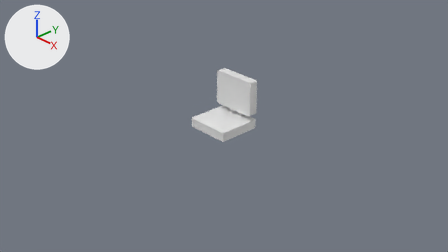
Two versions of the Blender file Shota Chair/Shota Chair.blend, one commit apart.
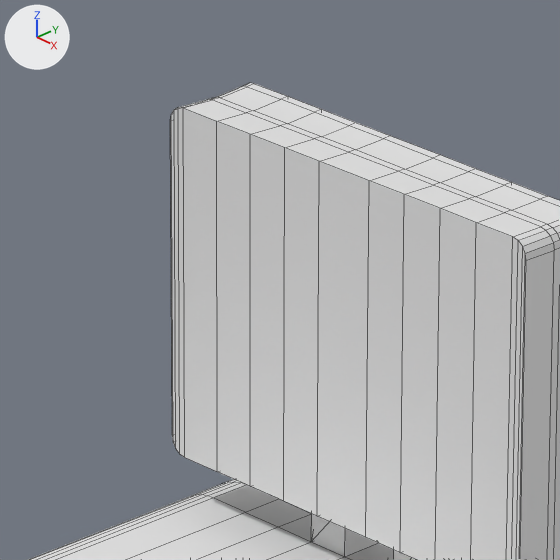
Old and new are each drawn from the file's camera 'Camera' and again close up on the part from 45% to 57% of the width and 24% to 45% of the height. Arrows for +X, +Y and +Z are at upper left; the lights stay in place. The close-ups show mesh edges as thin lines.
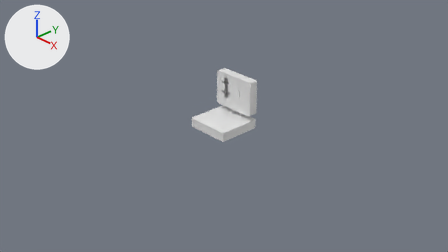
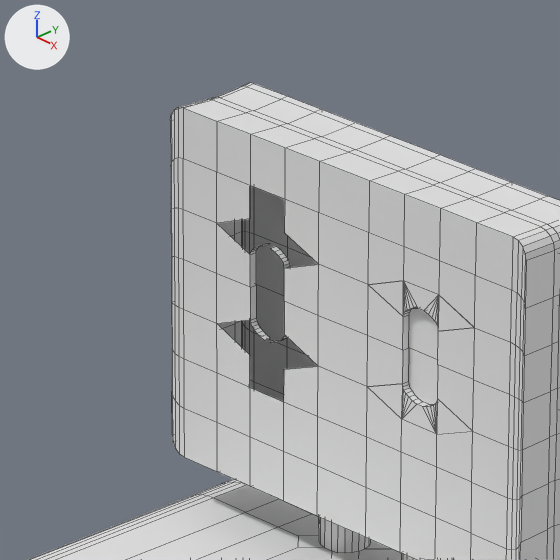
Changed parts and their boxes [x1, y1, x2, y2] in the close-ups (560 x 560 px):
part 1 of me_cube, built on: before [294, 514, 416, 560]; after [170, 107, 560, 560]

The change, as a diff of the scene's bpy script:
```diff
--- a/Shota Chair/Shota Chair.blend.py
+++ b/Shota Chair/Shota Chair.blend.py
@@ me_cube @@
 # used by ob_cube; location = (0.0, 0.0, 0.0); scale = (0.409, 0.409, 0.0838)
-me_cube.from_pydata(...)  # 364 vertices, 374 faces; spans x -1.04..1.04, y -1.0..1.0, z -1.0..9.98
+me_cube.from_pydata(...)  # 834 vertices, 745 faces; spans x -1.04..1.04, y -1.0..1.0, z -1.0..9.98
+# me_cube part 1: 18 vertices removed from x -0.35..0.35, y 0.74..0.95, z 1.0..2.21; 488 vertices added at x -1.04..1.04, y 0.58..1.0, z 1.0..8.86
 me_cube.materials.append(mat_material)
```
